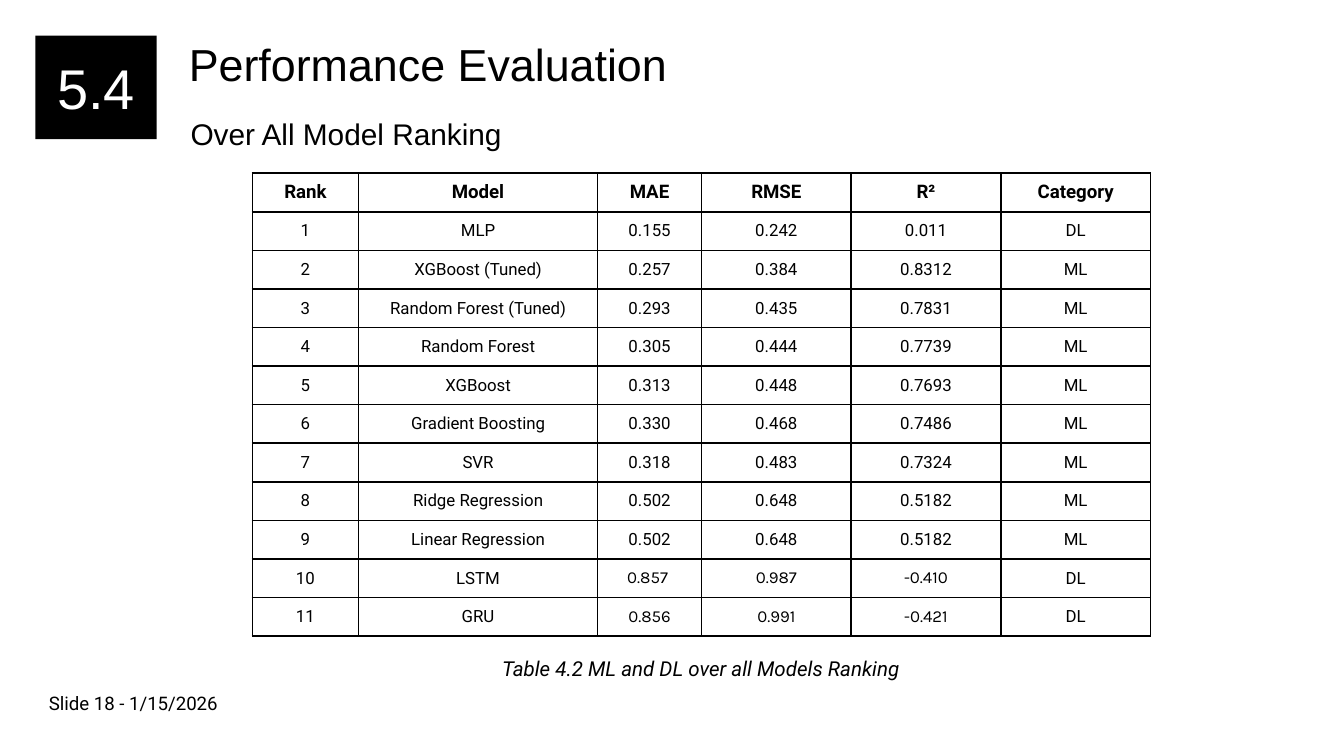
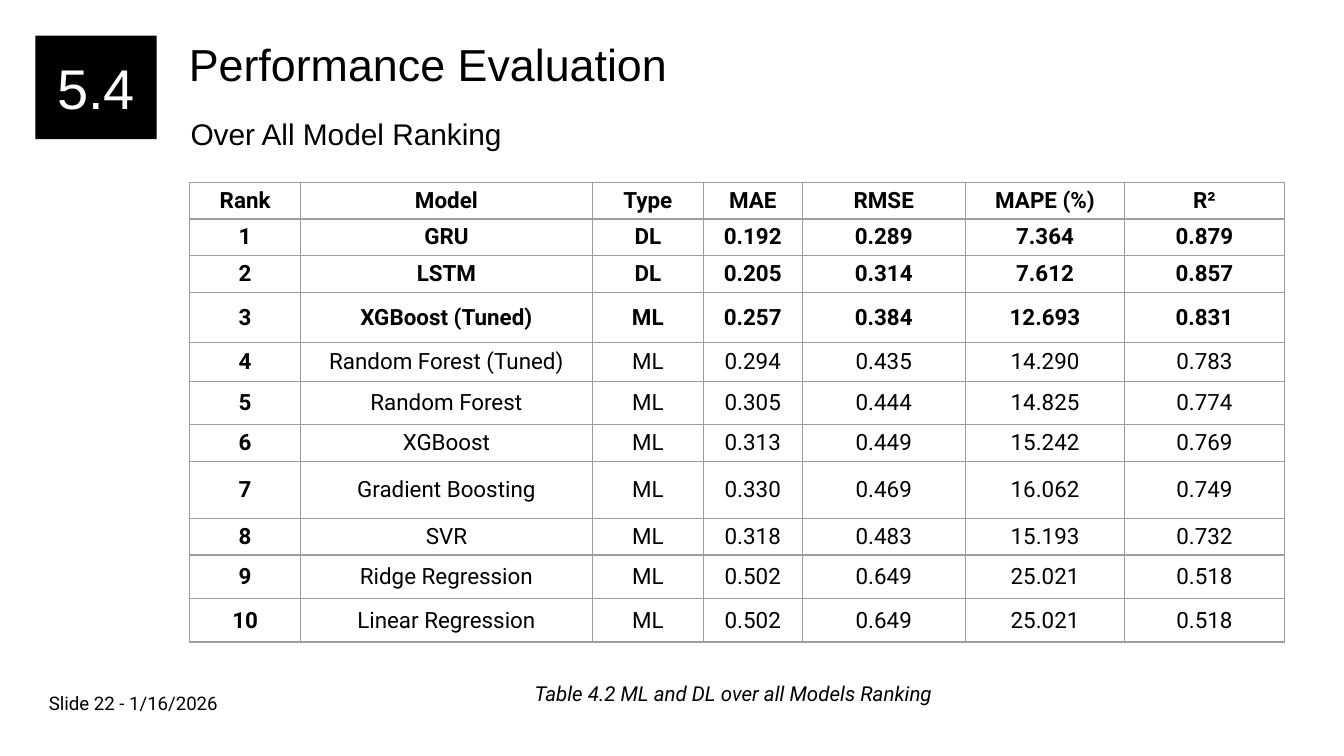
Before and after one commit to bikash0351/feeder, a slide deck: slide 25 of documentation/MW Load Presenation Final.pptx (slide 21 before the commit). Drawn at 1344x756 pixels with LibreOffice and Linux fonts; fonts in the diff are those of the drawing. Boxes give left, top, right and bottom in pixels: in the first picture for what was removed or moved away, otherwise in the second. Text is boxed around its words. In the diff, an @@ line names an element or a change of style, - is before the commit and + after.

```diff
--- a/documentation/MW Load Presenation Final.pptx
+++ b/documentation/MW Load Presenation Final.pptx
@@ table at bbox=[190, 183, 1285, 642] @@
-Rank | Model | MAE | RMSE | R² | Category
-1 | MLP | 0.155 | 0.242 | 0.011 | DL
-2 | XGBoost (Tuned) | 0.257 | 0.384 | 0.8312 | ML
-3 | Random Forest (Tuned) | 0.293 | 0.435 | 0.7831 | ML
-4 | Random Forest | 0.305 | 0.444 | 0.7739 | ML
-5 | XGBoost | 0.313 | 0.448 | 0.7693 | ML
-6 | Gradient Boosting | 0.330 | 0.468 | 0.7486 | ML
-7 | SVR | 0.318 | 0.483 | 0.7324 | ML
-8 | Ridge Regression | 0.502 | 0.648 | 0.5182 | ML
-9 | Linear Regression | 0.502 | 0.648 | 0.5182 | ML
-10 | LSTM | 0.857 | 0.987 | -0.410 | DL
-11 | GRU | 0.856 | 0.991 | -0.421 | DL
+Rank | Model | Type | MAE | RMSE | MAPE (%) | R²
+1 | GRU | DL | 0.192 | 0.289 | 7.364 | 0.879
+2 | LSTM | DL | 0.205 | 0.314 | 7.612 | 0.857
+3 | XGBoost (Tuned) | ML | 0.257 | 0.384 | 12.693 | 0.831
+4 | Random Forest (Tuned) | ML | 0.294 | 0.435 | 14.290 | 0.783
+5 | Random Forest | ML | 0.305 | 0.444 | 14.825 | 0.774
+6 | XGBoost | ML | 0.313 | 0.449 | 15.242 | 0.769
+7 | Gradient Boosting | ML | 0.330 | 0.469 | 16.062 | 0.749
+8 | SVR | ML | 0.318 | 0.483 | 15.193 | 0.732
+9 | Ridge Regression | ML | 0.502 | 0.649 | 25.021 | 0.518
+10 | Linear Regression | ML | 0.502 | 0.649 | 25.021 | 0.518
@@ table: place and size @@
-table at bbox=[253, 173, 1149, 637]
+table at bbox=[190, 183, 1285, 642]
@@ text "Table 4.2 ML and DL ...": place and size @@
-text "Table 4.2 ML and DL ..." at bbox=[502, 660, 899, 681]
+text "Table 4.2 ML and DL ..." at bbox=[535, 685, 931, 706]
@@ text at bbox=[49, 696, 218, 711]: text changed @@
-Slide 18 - 1/15/2026
+Slide 22 - 1/16/2026
```
Also in this commit, not shown: 19 other slides changed, 4 slides added, 25 other files.
